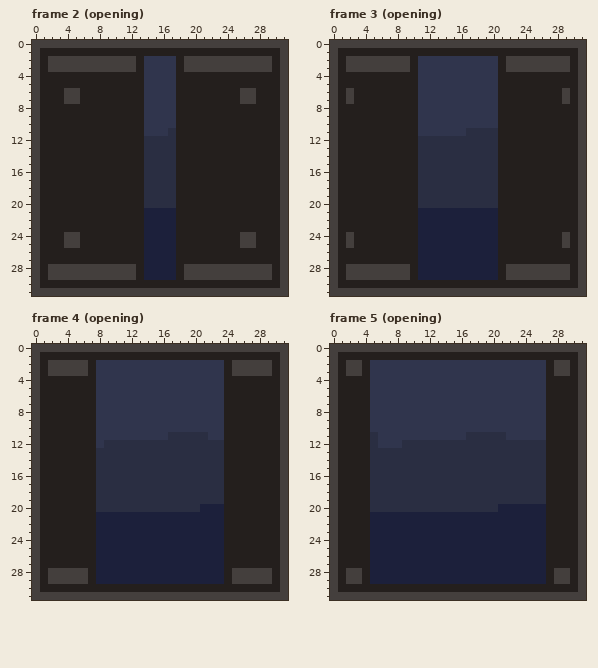
A pixel-art file gets an edit: res/img/vault.aseprite. Above: the version before the commit.
32x32 pixels, 9 frames. Shown: frame 2 (opening), frame 3 (opening), frame 4 (opening), frame 5 (opening). The commit also changed other frames, which this record leaves out.
New version:
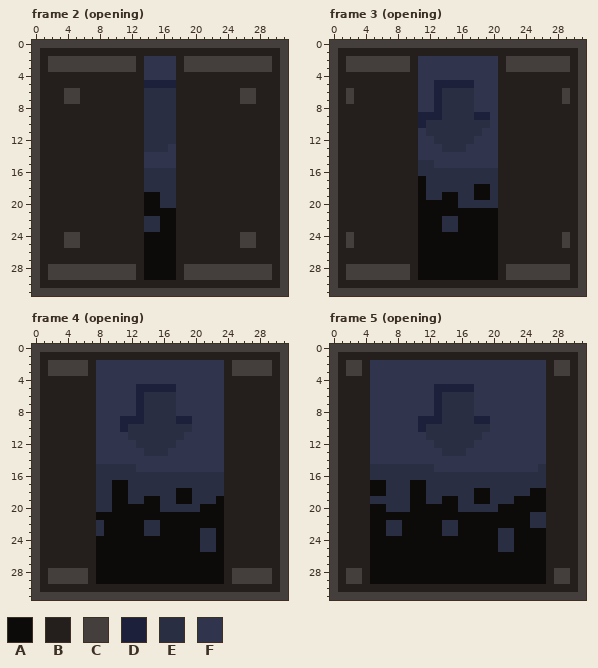
Palette (. is transparent): A #0c0b0a  B #241f1d  C #443f3d  D #1c203b  E #2a2e42  F #30354d
The edit:
Frame 2 (opening), layer "Layer 5":
y 5: x 14..17 FFFF -> DDDD
y 6..10: x 14..17 FFFF -> EEEE
y 11: x 14..16 FFF -> EEE
y 13: x 17 E -> F
y 14..15: x 14..17 EEEE -> FFFF
y 19..20: x 14..15 EE -> AA
y 21: x 14..17 DDDD -> AAAA
y 22..23: x 14..17 DDDD -> EEAA
y 24..29: x 14..17 DDDD -> AAAA
Frame 3 (opening), layer "Layer 5":
y 5: x 13..17 FFFFF -> DDDDD
y 6..8: x 13..17 FFFFF -> DEEEE
y 9: x 11..19 FFFFFFFFF -> DDDEEEEDD
y 10: x 11..19 FFFFFFFFF -> DEEEEEEEE
y 11: x 12..16 FFFFF -> EEEEE; x 19..20 EE -> FF
y 12: x 11..12 EE -> FF; x 18..20 EEE -> FFF
y 13: x 11..13 EEE -> FFF; x 17..20 EEEE -> FFFF
y 14: x 11..20 EEEEEEEEEE -> FFFFFFFFFF
y 15: x 13..20 EEEEEEEE -> FFFFFFFF
y 17: x 11 E -> A
y 18: x 11 E -> A; x 18..19 EE -> AA
y 19: x 11 E -> A; x 14..15 EE -> AA; x 18..19 EE -> AA
y 20: x 11..15 EEEEE -> AAAAA
y 21: x 11..20 DDDDDDDDDD -> AAAAAAAAAA
y 22..23: x 11..20 DDDDDDDDDD -> AAAEEAAAAA
y 24..29: x 11..20 DDDDDDDDDD -> AAAAAAAAAA
Frame 4 (opening), layer "Layer 5":
y 5: x 13..17 FFFFF -> DDDDD
y 6..8: x 13..17 FFFFF -> DEEEE
y 9: x 11..19 FFFFFFFFF -> DDDEEEEDD
y 10: x 11..19 FFFFFFFFF -> DEEEEEEEE
y 11: x 12..16 FFFFF -> EEEEE; x 19..21 EEE -> FFF
y 12: x 9..12 EEEE -> FFFF; x 18..23 EEEEEE -> FFFFFF
y 13: x 8..13 EEEEEE -> FFFFFF; x 17..23 EEEEEEE -> FFFFFFF
y 14: x 8..23 EEEEEEEEEEEEEEEE -> FFFFFFFFFFFFFFFF
y 15: x 13..23 EEEEEEEEEEE -> FFFFFFFFFFF
y 17: x 10..11 EE -> AA
y 18: x 10..11 EE -> AA; x 18..19 EE -> AA
y 19: x 10..11 EE -> AA; x 14..15 EE -> AA; x 18..19 EE -> AA; x 23 E -> A
y 20: x 10..15 EEEEEE -> AAAAAA; x 21..23 DDD -> AAA
y 21: x 8..23 DDDDDDDDDDDDDDDD -> AAAAAAAAAAAAAAAA
y 22: x 8..23 DDDDDDDDDDDDDDDD -> EAAAAAEEAAAAAAAA
y 23: x 8..23 DDDDDDDDDDDDDDDD -> EAAAAAEEAAAAAEEA
y 24..25: x 8..23 DDDDDDDDDDDDDDDD -> AAAAAAAAAAAAAEEA
y 26..29: x 8..23 DDDDDDDDDDDDDDDD -> AAAAAAAAAAAAAAAA
Frame 5 (opening), layer "Layer 5":
y 5: x 13..17 FFFFF -> DDDDD
y 6..8: x 13..17 FFFFF -> DEEEE
y 9: x 11..19 FFFFFFFFF -> DDDEEEEDD
y 10: x 11..19 FFFFFFFFF -> DEEEEEEEE
y 11: x 5 E -> F; x 12..16 FFFFF -> EEEEE; x 19..21 EEE -> FFF
y 12: x 5 E -> F; x 9..12 EEEE -> FFFF; x 18..26 EEEEEEEEE -> FFFFFFFFF
y 13: x 5..13 EEEEEEEEE -> FFFFFFFFF; x 17..26 EEEEEEEEEE -> FFFFFFFFFF
y 14: x 5..26 EEEEEEEEEEEEEEEEEEEEEE -> FFFFFFFFFFFFFFFFFFFFFF
y 15: x 13..25 EEEEEEEEEEEEE -> FFFFFFFFFFFFF
y 17: x 5..6 EE -> AA; x 10..11 EE -> AA
y 18: x 5..6 EE -> AA; x 10..11 EE -> AA; x 18..19 EE -> AA; x 25..26 EE -> AA
y 19: x 10..11 EE -> AA; x 14..15 EE -> AA; x 18..19 EE -> AA; x 23..26 EEEE -> AAAA
y 20: x 5..6 EE -> AA; x 10..15 EEEEEE -> AAAAAA; x 21..26 DDDDDD -> AAAAAA
y 21: x 5..26 DDDDDDDDDDDDDDDDDDDDDD -> AAAAAAAAAAAAAAAAAAAAEE
y 22: x 5..26 DDDDDDDDDDDDDDDDDDDDDD -> AAEEAAAAAEEAAAAAAAAAEE
y 23: x 5..26 DDDDDDDDDDDDDDDDDDDDDD -> AAEEAAAAAEEAAAAAEEAAAA
y 24..25: x 5..26 DDDDDDDDDDDDDDDDDDDDDD -> AAAAAAAAAAAAAAAAEEAAAA
y 26..29: x 5..26 DDDDDDDDDDDDDDDDDDDDDD -> AAAAAAAAAAAAAAAAAAAAAA
Where, in picture pixels (left, top, right, bottom), the same in both pictures:
changed: (144, 80, 176, 280)
changed: (418, 80, 498, 280)
changed: (96, 384, 224, 584)
changed: (370, 384, 546, 584)
